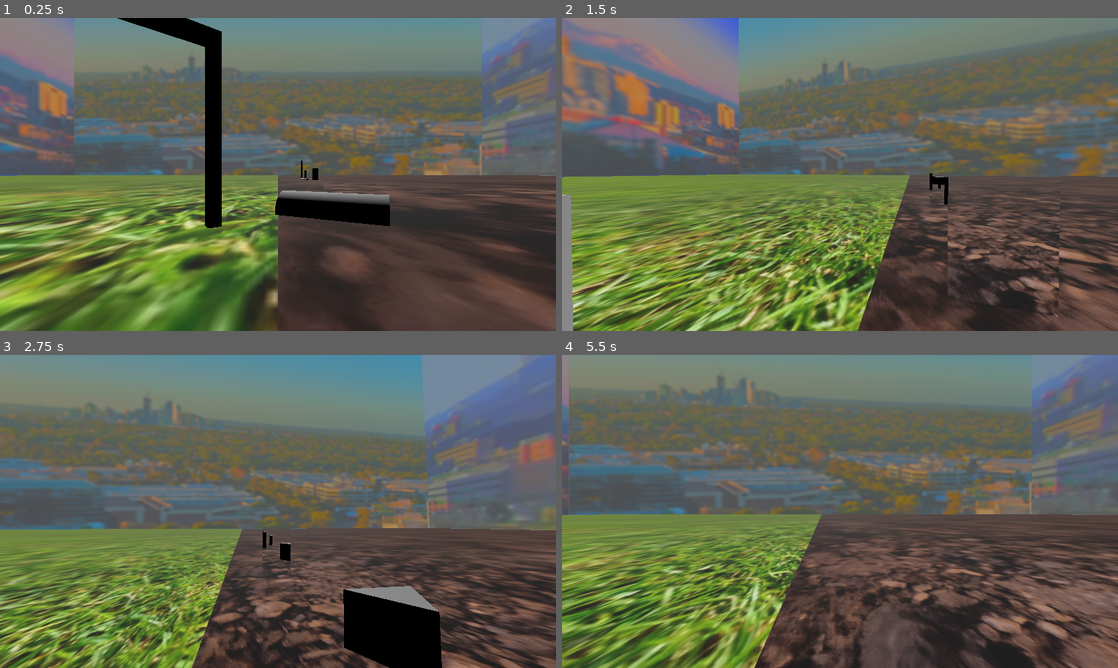
Above: before the commit, frames 1-4 (two rows, left to right).
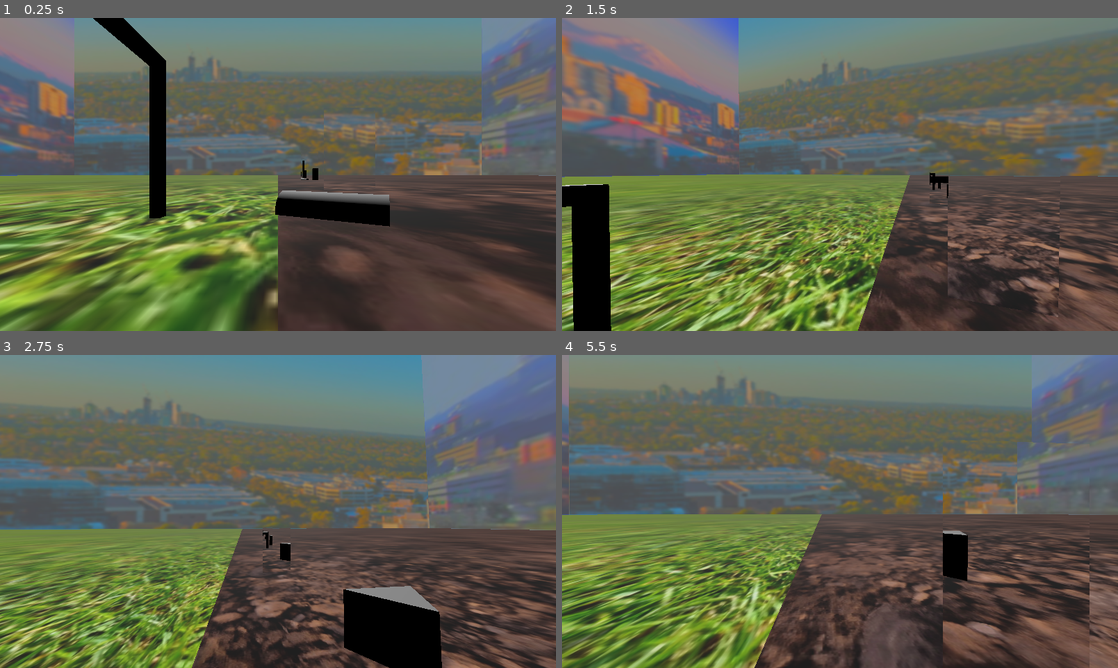
Above: after the commit, the same moments.

Repository: Terrence-Holmes/Hole-In-One
Game: Godot game, scene res://Assets/Rooms/rm_test_1.tscn
Two runs of this game, one before a commit and one after it. Both use one fixed random seed, a clock stepped at 60 frames per second and the inputs below. The project has no main scene, so this scene is started directly.
Inputs (mouse positions are in pixels of both pictures, inside the frame that each line leads up to):
- Up to frame 1 (0.25 s): no input
- Up to frame 2 (1.5 s): tap Enter at 0.5 s; move the mouse to (867, 174) at 0.52 s; hold Up (Up) from 0.53 s (still down); click (867, 174) at 0.6 s; move the mouse to (812, 174) at 1.27 s; right-click (812, 174) at 1.35 s
- Up to frame 3 (2.75 s): keep holding Up (Up); move the mouse to (289, 505) at 2.02 s; tap Space (Select) at 2.1 s
- Up to frame 4 (5.5 s): keep holding Up (Up); move the mouse to (834, 517) at 2.77 s; click (834, 517) at 2.85 s; move the mouse to (878, 514) at 3.52 s; right-click (878, 514) at 3.6 s; tap 1 (Debug1) at 4.15 s; move the mouse to (795, 508) at 4.27 s; tap Space (Select) at 4.35 s; tap 2 (Debug2) at 4.9 s; move the mouse to (845, 511) at 5.02 s; click (845, 511) at 5.1 s

The runs differ from the first frame. In frame 1, 4.8% of the frame differs, in the area x 16-55%, y 0-68%; in frame 2, 4.1%; in frame 3, less than 0.1%; in frame 4, 8.5%, in the area x 68-95%, y 27-100%.

Commit message:
Worked on golf ball controller

Diff:
--- a/Assets/Control/Scripts/GameManager.gd
+++ b/Assets/Control/Scripts/GameManager.gd
@@ -7,6 +7,9 @@
 #Portal shots
 var cameraRay : CameraRay = null
 var selectedFrame : PortalFrame = null
+
+var portalBodies : Array[Node3D] = []
+
 
 func _process(delta):
 	_detect_portal_shots()
--- a/Assets/Debug/Scripts/FirstPersonPlayer.gd
+++ b/Assets/Debug/Scripts/FirstPersonPlayer.gd
@@ -45,6 +45,8 @@
 	get:
 		return (get_node_or_null("Input") == null or get_node("Input")._mouseLocked)
 
+func _ready():
+	GameManager.portalBodies.append(self)
 
 var deltaTime : float = 0
 func _physics_process(delta):
--- a/Assets/GolfBall/Scenes/golf_ball.tscn
+++ b/Assets/GolfBall/Scenes/golf_ball.tscn
@@ -1,8 +1,9 @@
-[gd_scene load_steps=7 format=3 uid="uid://cr24506lx5woj"]
+[gd_scene load_steps=8 format=3 uid="uid://cr24506lx5woj"]
 
 [ext_resource type="Script" path="res://Assets/GolfBall/Scripts/GolfBall.gd" id="1_wobwq"]
 [ext_resource type="Script" path="res://Assets/GolfBall/Scripts/CameraRig.gd" id="1_xpl75"]
 [ext_resource type="Script" path="res://Assets/GolfBall/Scripts/GolfBallInput.gd" id="1_yi1ei"]
+[ext_resource type="Script" path="res://Assets/Control/Utilities/CameraRay.gd" id="4_fv0c2"]
 
 [sub_resource type="PhysicsMaterial" id="PhysicsMaterial_6ycdi"]
 bounce = 0.3
@@ -12,6 +13,7 @@
 [sub_resource type="SphereMesh" id="SphereMesh_mj84h"]
 
 [node name="GolfBall" type="RigidBody3D"]
+collision_layer = 2
 physics_material_override = SubResource("PhysicsMaterial_6ycdi")
 script = ExtResource("1_wobwq")
 
@@ -27,5 +29,8 @@
 [node name="CameraRig" type="Node3D" parent="."]
 script = ExtResource("1_xpl75")
 
-[node name="Camera" type="Camera3D" parent="CameraRig"]
+[node name="Camera" type="Camera3D" parent="CameraRig" node_paths=PackedStringArray("camera")]
 current = true
+script = ExtResource("4_fv0c2")
+camera = NodePath(".")
+collisionMask = 4
--- a/Assets/GolfBall/Scripts/GolfBall.gd
+++ b/Assets/GolfBall/Scripts/GolfBall.gd
@@ -1,5 +1,14 @@
 extends RigidBody3D
 class_name GolfBall
+
+#References
+@onready var cameraRig : CameraRig = get_node("CameraRig")
+
+var camRotation : Vector3:
+	get:
+		return cameraRig.camRotation
+	set (value):
+		cameraRig.camRotation = value
 
 var launchPower : Vector2 = Vector2(1, 4)
 var powerCharge : float = 1
--- a/Assets/GolfBall/Scripts/GolfBallInput.gd
+++ b/Assets/GolfBall/Scripts/GolfBallInput.gd
@@ -9,11 +9,17 @@
 
 var aimingShot : bool = false
 
+#Mouse lock
+var _mouseLocked : bool:
+	get:
+		return Input.mouse_mode == Input.MOUSE_MODE_CAPTURED
+
 
 func _process(delta):
 	_manage_launch()
 	_manage_shot_aim()
 	_manage_camera_direction()
+	_manage_mouse_lock()
 
 func _manage_launch():
 	if (Input.is_action_just_pressed("LaunchBall")):
@@ -28,8 +34,22 @@
 	else:
 		mouseMoved = false
 
+func _manage_mouse_lock():
+	if (Input.is_action_just_pressed("MouseLock") and not _mouseLocked):
+		lock_mouse()
+	elif (Input.is_action_just_released("MouseLock") and _mouseLocked):
+		unlock_mouse()
+
 
 func _input(event):
-	if (event is InputEventMouseMotion and not aimingShot):
+	if (event is InputEventMouseMotion and not aimingShot and _mouseLocked):
 		cameraRig.direction_input = event.relative
 		mouseMoved = true
+
+
+
+func lock_mouse():
+	Input.mouse_mode = Input.MOUSE_MODE_CAPTURED
+
+func unlock_mouse():
+	Input.mouse_mode = Input.MOUSE_MODE_VISIBLE
--- a/Assets/Props/Scenes/portal_frame.tscn
+++ b/Assets/Props/Scenes/portal_frame.tscn
@@ -1,7 +1,9 @@
-[gd_scene load_steps=6 format=3 uid="uid://dbpa5oy8u48k7"]
+[gd_scene load_steps=11 format=3 uid="uid://dbpa5oy8u48k7"]
 
 [ext_resource type="Script" path="res://Assets/Props/Scripts/PortalFrame.gd" id="1_7m2ab"]
 [ext_resource type="Material" uid="uid://43vigqrym0t2" path="res://Assets/Props/Materials/frame0_mat.tres" id="2_3byrv"]
+[ext_resource type="Script" path="res://EditorTools/Scripts/PortalFrameEditor.gd" id="3_xiih7"]
+[ext_resource type="Shader" path="res://EditorTools/Shaders/wireframe_shader.gdshader" id="4_cothp"]
 
 [sub_resource type="BoxShape3D" id="BoxShape3D_p2mi6"]
 size = Vector3(8, 0.5, 0.5)
@@ -11,6 +13,30 @@
 
 [sub_resource type="BoxShape3D" id="BoxShape3D_3opeg"]
 size = Vector3(7, 7, 0.5)
+
+[sub_resource type="CylinderMesh" id="CylinderMesh_5mdsh"]
+top_radius = 0.0
+bottom_radius = 0.3
+height = 4.0
+radial_segments = 7
+
+[sub_resource type="ShaderMaterial" id="ShaderMaterial_hvr5l"]
+render_priority = 0
+shader = ExtResource("4_cothp")
+shader_parameter/modelColor = Color(1, 0, 0, 1)
+shader_parameter/wireframeColor = Color(0, 0, 1, 1)
+shader_parameter/width = 2.0
+shader_parameter/modelOpacity = 0.0
+shader_parameter/filtered = false
+
+[sub_resource type="ShaderMaterial" id="ShaderMaterial_hqu0r"]
+render_priority = 0
+shader = ExtResource("4_cothp")
+shader_parameter/modelColor = null
+shader_parameter/wireframeColor = Color(1, 0, 1, 1)
+shader_parameter/width = 1.0
+shader_parameter/modelOpacity = 0.0
+shader_parameter/filtered = false
 
 [node name="PortalFrame" type="StaticBody3D"]
 collision_mask = 0
@@ -49,3 +75,16 @@
 
 [node name="CollisionShape" type="CollisionShape3D" parent="ClickArea"]
 shape = SubResource("BoxShape3D_3opeg")
+
+[node name="Editor" type="Node3D" parent="."]
+script = ExtResource("3_xiih7")
+
+[node name="Forward" type="MeshInstance3D" parent="Editor"]
+transform = Transform3D(1, 0, 0, 0, -4.37114e-08, -1, 0, 1, -4.37114e-08, 0, 4, 2)
+mesh = SubResource("CylinderMesh_5mdsh")
+surface_material_override/0 = SubResource("ShaderMaterial_hvr5l")
+
+[node name="Backward" type="MeshInstance3D" parent="Editor"]
+transform = Transform3D(1, 0, 0, 0, -4.37114e-08, 1, 0, -1, -4.37114e-08, 0, 4, -2)
+mesh = SubResource("CylinderMesh_5mdsh")
+surface_material_override/0 = SubResource("ShaderMaterial_hqu0r")
--- a/Assets/Props/Scripts/Portal.gd
+++ b/Assets/Props/Scripts/Portal.gd
@@ -96,7 +96,17 @@
 		cameraViews.append(newView)
 
 
+var lateReady : bool = false
+func _late_ready():
+	lateReady = true
+
+	for body in GameManager.portalBodies:
+		_add_tracked_body(body)
+
 func _process(delta):
+	if (not lateReady):
+		_late_ready()
+
 	passHitbox_cs.disabled = not visible
 	_check_for_teleport()
 	_setup_camera()
@@ -165,6 +175,11 @@
 	var transformRelative : Transform3D = global_transform.affine_inverse() * body.global_transform
 	var transformAtOtherPortal : Transform3D = otherPortal.global_transform * transformRelative
 	body.global_transform = transformAtOtherPortal
+
+	#Rotate the camera
+	if (body.get("camRotation") != null):
+		var angleDifference : float = otherPortal.global_rotation.y - global_rotation.y
+		body.camRotation.y = body.camRotation.y + angleDifference
 
 	#Translate the body's velocity
 	var euler : Vector3 = otherPortal.global_transform.basis.get_euler() - global_transform.basis.get_euler()
@@ -178,6 +193,12 @@
 			.rotated(Vector3(1, 0, 0), euler.x) \
 			.rotated(Vector3(0, 1, 0), euler.y) \
 			.rotated(Vector3(0, 0, 1), euler.z)
+
+		if (body.get("velocity_move") != null):
+			body.velocity_move = body.velocity_move \
+				.rotated(Vector3(1, 0, 0), euler.x) \
+				.rotated(Vector3(0, 1, 0), euler.y) \
+				.rotated(Vector3(0, 0, 1), euler.z)
 
 	_remove_tracked_body(body)
 	var newlyTrackedBody = otherPortal._add_tracked_body(body)
@@ -324,10 +345,12 @@
 	#Disable static bodies and CSGShape3Ds
 	if (not body.is_class("StaticBody3D") and not body.is_class("CSGShape3D")):
 #		if (_check_shapecast_collision(body)):
-		_add_tracked_body(body)
+		#_add_tracked_body(body)
+		pass
 
 func _body_exited(body):
-	_remove_tracked_body(body)
+	#_remove_tracked_body(body)
+	pass
 
 
 
--- a/Assets/Props/Scripts/PortalFrame.gd
+++ b/Assets/Props/Scripts/PortalFrame.gd
@@ -2,8 +2,7 @@
 class_name PortalFrame
 
 @export_category("Portal Frame")
-@export var frame1 : bool = true
-@export var size : float = 7
+const size : float = 7
 
 #References
 @onready var mesh : CSGBox3D = get_node("Mesh")
@@ -20,18 +19,6 @@
 	portalSpawner = get_tree().current_scene.get_node_or_null("PortalSpawner")
 
 
-
-func _process(delta):
-	if (Input.is_action_just_pressed("Debug1")):
-		if (frame1):
-			set_portal(true)
-		else:
-			set_portal(false)
-	if (Input.is_action_just_pressed("Debug2")):
-		if (not frame1):
-			set_portal(true)
-		else:
-			set_portal(false)
 
 func set_portal(portal1 : bool):
 	if (portalSpawner != null):
@@ -63,5 +50,4 @@
 	mesh.material_override = selected_mat
 
 func unselect_frame():
-	print("wtf")
 	mesh.material_override = null
--- a/Assets/Rooms/rm_test_1.tscn
+++ b/Assets/Rooms/rm_test_1.tscn
@@ -126,19 +126,17 @@
 [node name="Camera3D" type="Camera3D" parent="."]
 transform = Transform3D(1, 0, 0, 0, 0.0593063, 0.99824, 0, -0.99824, 0.0593063, 0, 66.86, -37.34)
 
-[node name="FirstPersonPlayer" parent="." instance=ExtResource("9_gxofw")]
-transform = Transform3D(1, 0, 0, 0, 1, 0, 0, 0, 1, 0, 0.94476, 0)
-
 [node name="PortalFrame" parent="." instance=ExtResource("9_pce2k")]
-transform = Transform3D(0.766078, 0, -0.642748, 0, 1, 0, 0.642748, 0, 0.766078, 0, -0.51, 13.961)
+transform = Transform3D(1, 0, 0, 0, 1, 0, 0, 0, 1, 0, -0.51, 13.961)
 
 [node name="PortalFrame2" parent="." instance=ExtResource("9_pce2k")]
-transform = Transform3D(0.2033, 0, 0.979117, 0, 1, 0, -0.979117, 0, 0.2033, 13.4764, -0.51, 7.93918)
-frame1 = false
+transform = Transform3D(-0.0234552, 0, -0.999725, 0, 1, 0, 0.999725, 0, -0.0234552, 13.4764, -0.51, 7.93918)
 
 [node name="PortalFrame3" parent="." instance=ExtResource("9_pce2k")]
-transform = Transform3D(-0.841077, 0, -0.540916, 0, 1, 0, 0.540916, 0, -0.841077, -5.66851, -0.51, -5.87988)
-frame1 = false
+transform = Transform3D(-4.37114e-08, 0, 1, 0, 1, 0, -1, 0, -4.37114e-08, -5.66851, -0.51, -5.87988)
+
+[node name="FirstPersonPlayer" parent="." instance=ExtResource("9_gxofw")]
+transform = Transform3D(1, 0, 0, 0, 1, 0, 0, 0, 1, 0, 1, 0)
 
 [editable path="PortalSpawner"]
 [editable path="PortalSpawner/Portal1"]
--- a/EditorTools/Scripts/PortalEditor.gd
+++ b/EditorTools/Scripts/PortalEditor.gd
@@ -9,6 +9,10 @@
 
 var prevSize : Vector2 = Vector2.ZERO
 
+
+func _ready():
+	if (not Engine.is_editor_hint()):
+		queue_free()
 
 
 func _process(delta):
--- a/EditorTools/Scripts/PortalFrameEditor.gd
+++ b/EditorTools/Scripts/PortalFrameEditor.gd
@@ -10,18 +10,6 @@
 var prevSize : float = 7
 
 
-
-func _process(delta):
-	_set_size()
-
-
-func _set_size():
-	if (prevSize != frame.size):
-		prevSize = frame.size
-
-		#Resize frame
-		mesh.size = Vector3(frame.size + 1, frame.size + 1, 0.5)
-		meshCutout.size = Vector3(frame.size, frame.size, 1)
-
-		#Resize click area
-		clickArea_cs.shape.size = Vector3(frame.size + 1, frame.size + 1, 0.5)
+func _ready():
+	if (not Engine.is_editor_hint()):
+		queue_free()
--- /dev/null
+++ b/EditorTools/Shaders/wireframe_shader.gdshader
@@ -0,0 +1,43 @@
+shader_type spatial;
+
+render_mode unshaded;
+
+uniform vec4 modelColor : source_color;
+uniform vec4 wireframeColor : source_color;
+
+uniform float width : hint_range(0.0, 15.) = 1.;
+uniform float modelOpacity : hint_range(0.0, 1.0) = 1.;
+
+uniform bool filtered = false;
+
+const vec3 vectors[3] = {
+	vec3(1.0, 0.0 ,0.0),
+	vec3(0.0, 1.0 ,0.0),
+	vec3(0.0, 0.0 ,1.0)
+};
+
+varying vec3 baryCoord;
+
+void vertex()
+{
+	baryCoord = vectors[VERTEX_ID % 3];
+}
+
+void fragment() {
+	vec3 dBaryCoordX = dFdx(baryCoord);
+	vec3 dBaryCoordY = dFdy(baryCoord);
+	vec3 dBaryCoord  = sqrt(dBaryCoordX*dBaryCoordX + dBaryCoordY*dBaryCoordY);
+
+	vec3 remap = smoothstep(
+		vec3(0.0),
+		dBaryCoord * width,
+		baryCoord
+	);
+
+	remap = filtered ? remap : step(.5, remap);
+
+	float closestEdge = min(min(remap.x, remap.y), remap.z);
+
+	ALBEDO = mix(wireframeColor, modelColor, closestEdge).xyz;
+	ALPHA = mix(1., modelOpacity, closestEdge);
+}
--- a/project.godot
+++ b/project.godot
@@ -89,6 +89,11 @@
 "events": [Object(InputEventMouseButton,"resource_local_to_scene":false,"resource_name":"","device":-1,"window_id":0,"a …(253 unchanged characters)…
 ]
 }
+MouseLock={
+"deadzone": 0.5,
+"events": [Object(InputEventMouseButton,"resource_local_to_scene":false,"resource_name":"","device":-1,"window_id":0,"alt_pressed":false,"shift_pressed":false,"ctrl_pressed":false,"meta_pressed":false,"button_mask":0,"position":Vector2(0, 0),"global_position":Vector2(0, 0),"factor":1.0,"button_index":2,"canceled":false,"pressed":false,"double_click":false,"script":null)
+]
+}
 
 [layer_names]
 
Not shown, added: addons/debug_draw_3d/libs/.gdignore
Not shown, added: addons/debug_draw_3d/debug_draw_3d.gdextension
Not shown, added: addons/debug_draw_3d/libs/libdd3d.android.template_debug.arm32.so
Not shown, added: addons/debug_draw_3d/libs/libdd3d.android.template_debug.arm64.so
Not shown, added: addons/debug_draw_3d/libs/libdd3d.android.template_debug.x86_32.so
Not shown, added: addons/debug_draw_3d/libs/libdd3d.android.template_debug.x86_64.so
Not shown, added: addons/debug_draw_3d/libs/libdd3d.android.template_release.arm32.so
Not shown, added: addons/debug_draw_3d/libs/libdd3d.android.template_release.arm64.so
Not shown, added: addons/debug_draw_3d/libs/libdd3d.android.template_release.x86_32.so
Not shown, added: addons/debug_draw_3d/libs/libdd3d.android.template_release.x86_64.so
Not shown, added: addons/debug_draw_3d/libs/libdd3d.ios.template_debug.universal.dylib
Not shown, added: addons/debug_draw_3d/libs/libdd3d.ios.template_release.universal.dylib
(and 16 more such lines)
